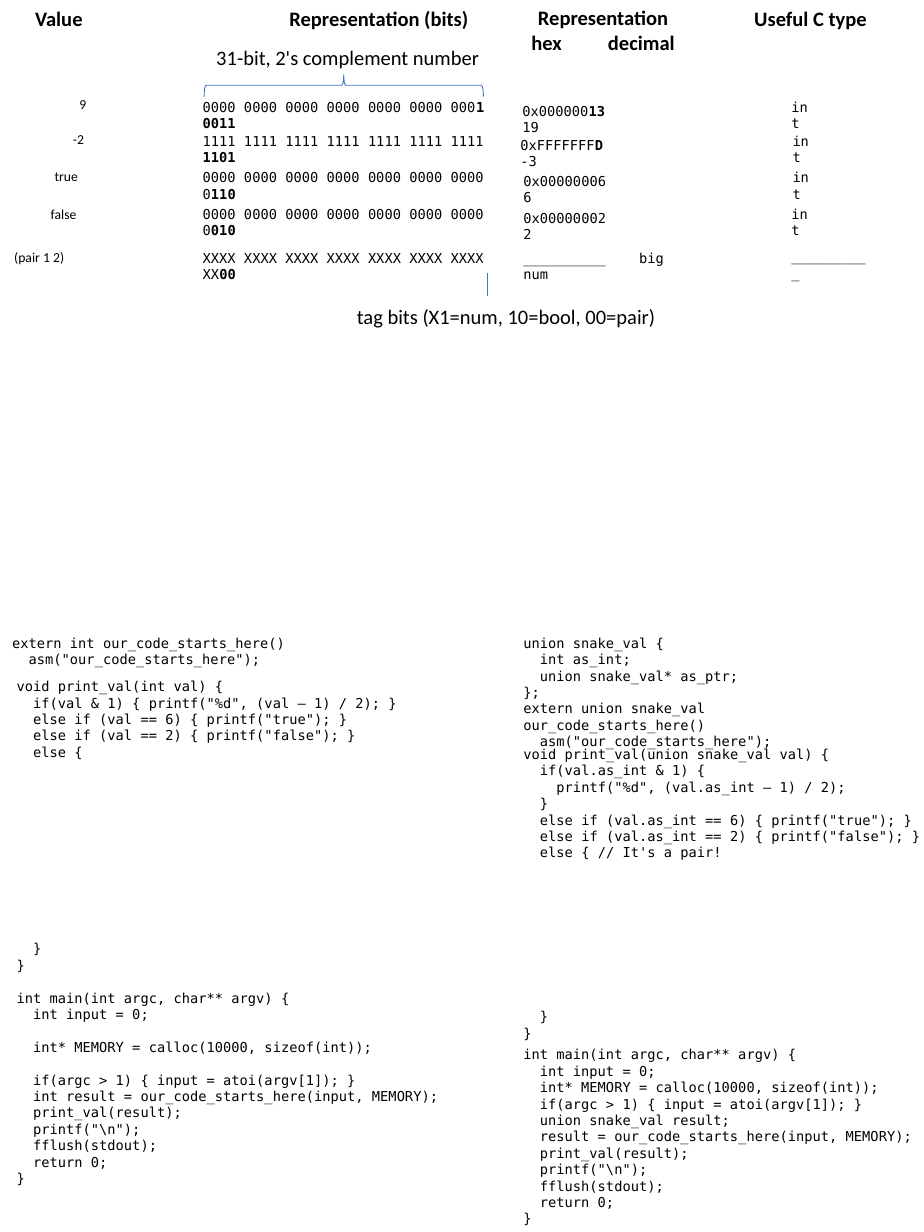
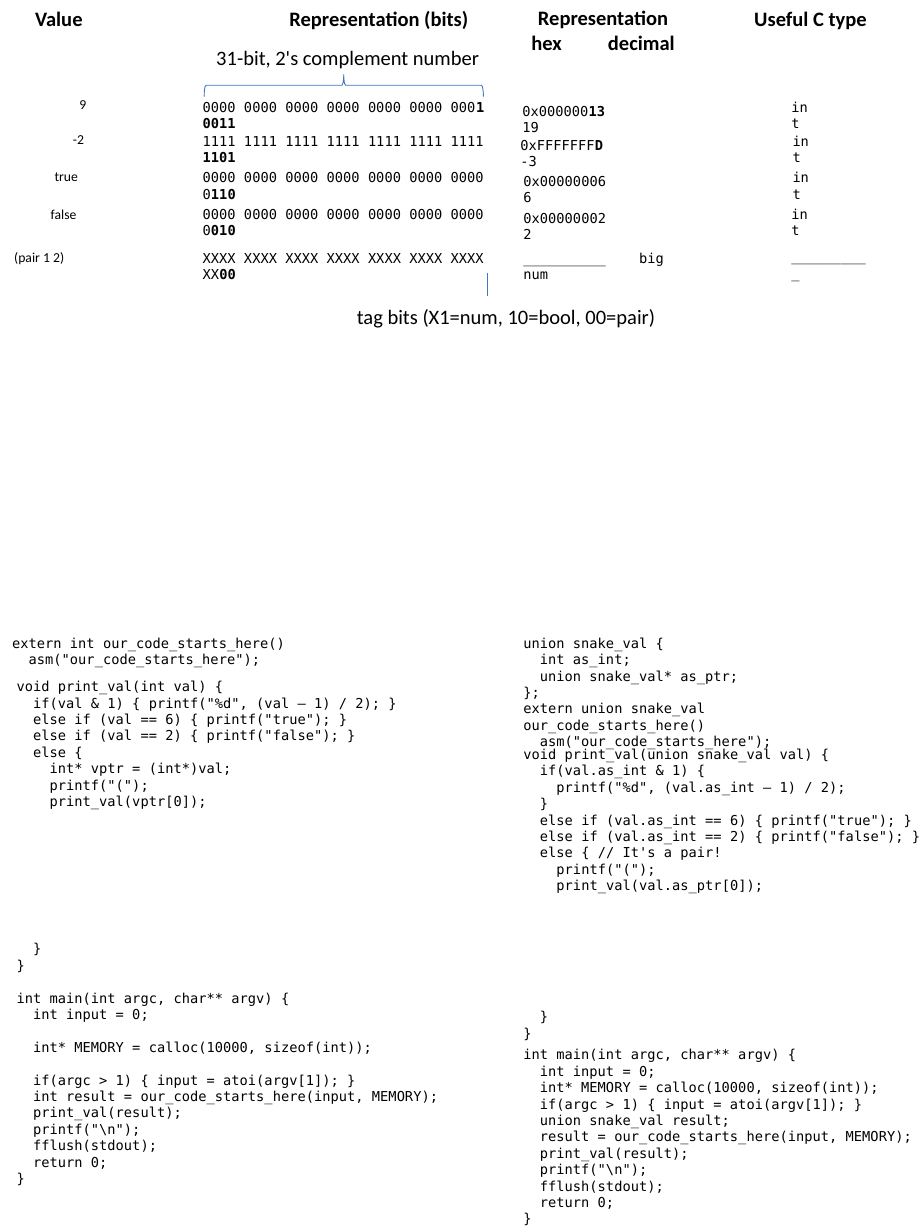
Before and after one commit to ucsd-cse131-s18/ucsd-cse131-s18.github.io, a slide deck: slide 1 of lectures/05-09-wed/pair_rep.pptx. Drawn at 924x1232 pixels with LibreOffice and Linux fonts; fonts in the diff are those of the drawing. Boxes give left, top, right and bottom in pixels: in the first picture for what was removed or moved away, otherwise in the second. Text is boxed around its words. In the diff, an @@ line names an element or a change of style, - is before the commit and + after.

```diff
--- a/lectures/05-09-wed/pair_rep.pptx
+++ b/lectures/05-09-wed/pair_rep.pptx
@@ text at <box>50,762,232,810</box>: paragraphs added @@
+int* vptr = (int*)val;
+printf("(");
+print_val(vptr[0]);
@@ text at <box>556,863,763,894</box>: paragraphs added @@
+printf("(");
+print_val(val.as_ptr[0]);
```
Also in this commit, not shown: 1 other file.
